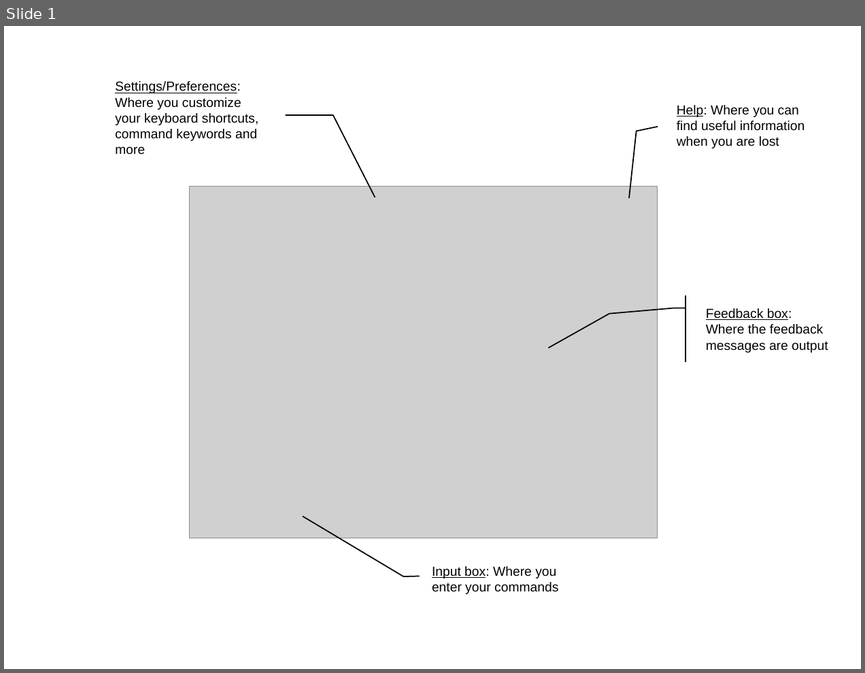
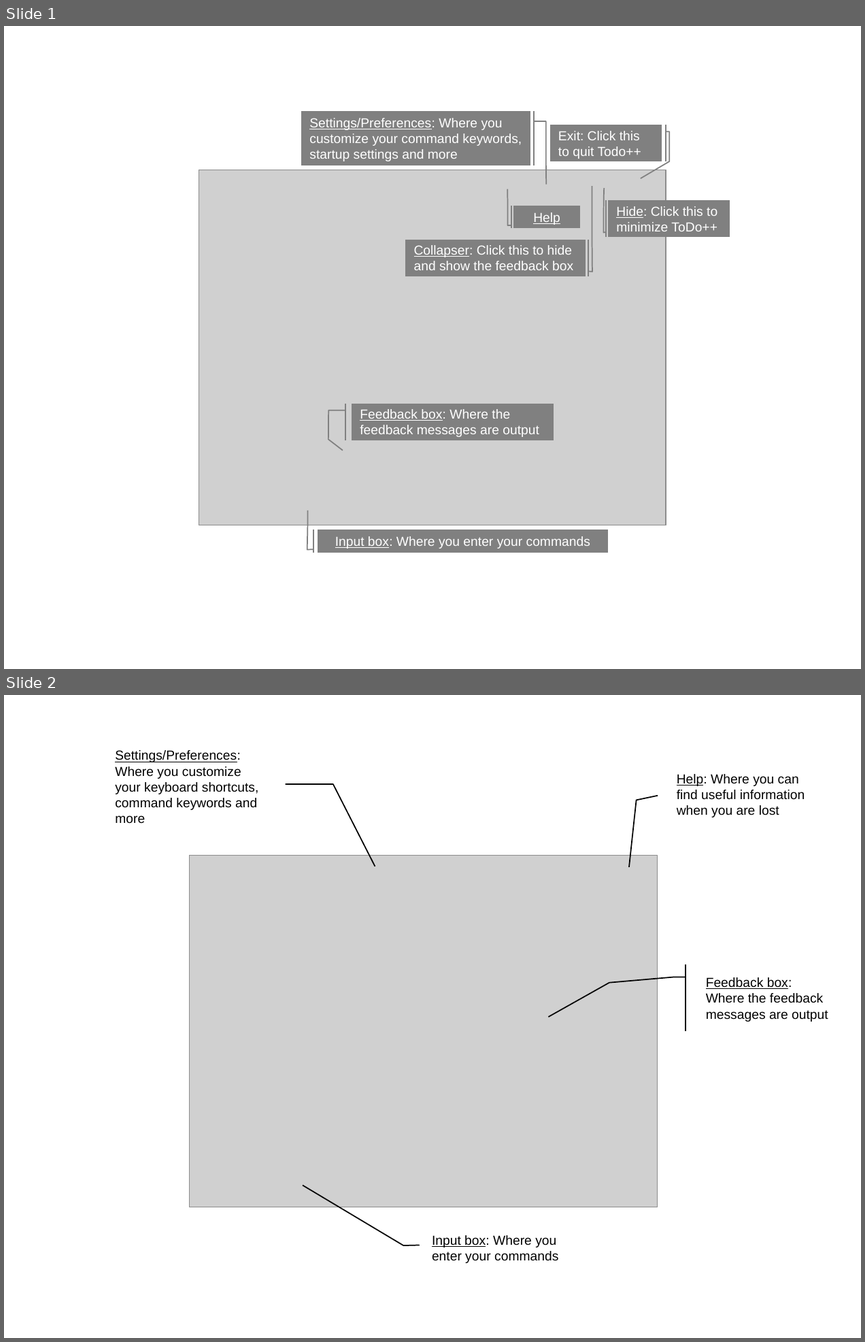
Before and after one commit to ChewingPencilLines/cs2103aug12-t15-1s, a slide deck: doc/diagrams/diagrams.pptx. Shown one above the other, each under a label of ours: slide 1 before the commit, slides 1 and 2 after it. The pictures are 865x673 and 865x1342 pixels, drawn with LibreOffice and Linux fonts; fonts in the diff are those of the drawing; grey boxes stand for pictures. Boxes give left, top, right and bottom in pixels: in the first picture for what was removed or moved away, otherwise in the second. Text is boxed around its words. In the diff, an @@ line names an element or a change of style, - is before the commit and + after.

```diff
--- a/doc/diagrams/diagrams.pptx
+++ b/doc/diagrams/diagrams.pptx
@@ slide 1 added at box(4, 26, 861, 669), background #FFFFFF @@
@@ group added at box(199, 111, 730, 552): 7 accent callouts, 1 picture @@
+Feedback box: Where the feedback messages are output
+Input box: Where you enter your commands
+Settings/Preferences: Where you customize your command keywords, startup settings and more
+Help
+Exit: Click this to quit Todo++
+Collapser: Click this to hide and show the feedback box
+Hide: Click this to minimize ToDo++
@@ what was slide 1 is now slide 2 @@
```
Also in this commit, not shown: 5 other files.
